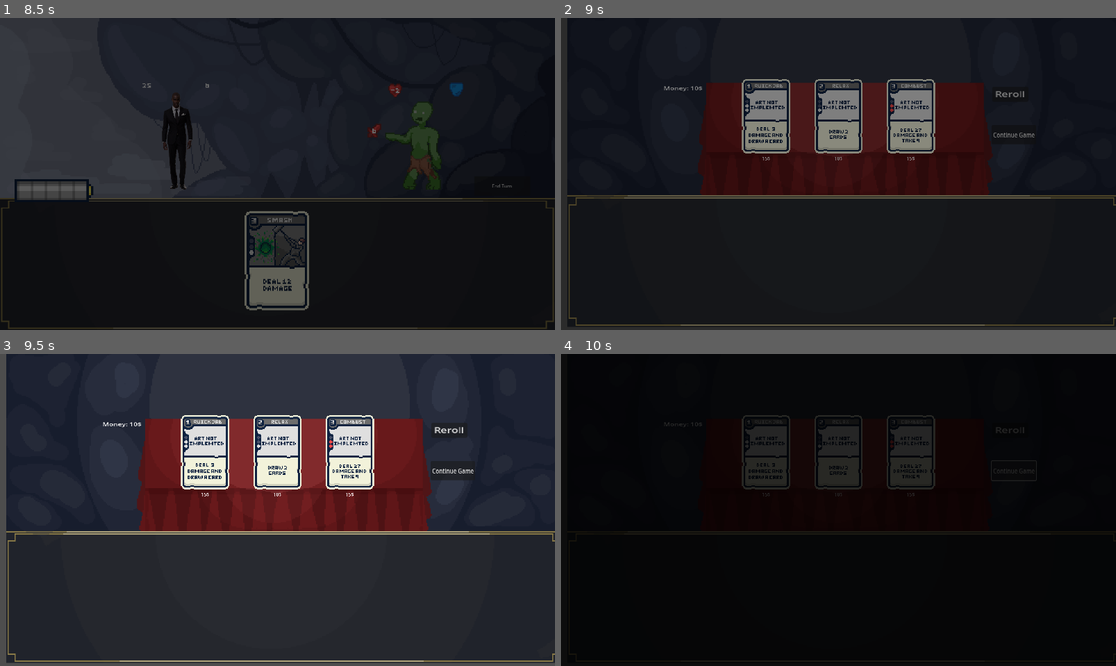
Above: before the commit, frames 1-4 (two rows, left to right).
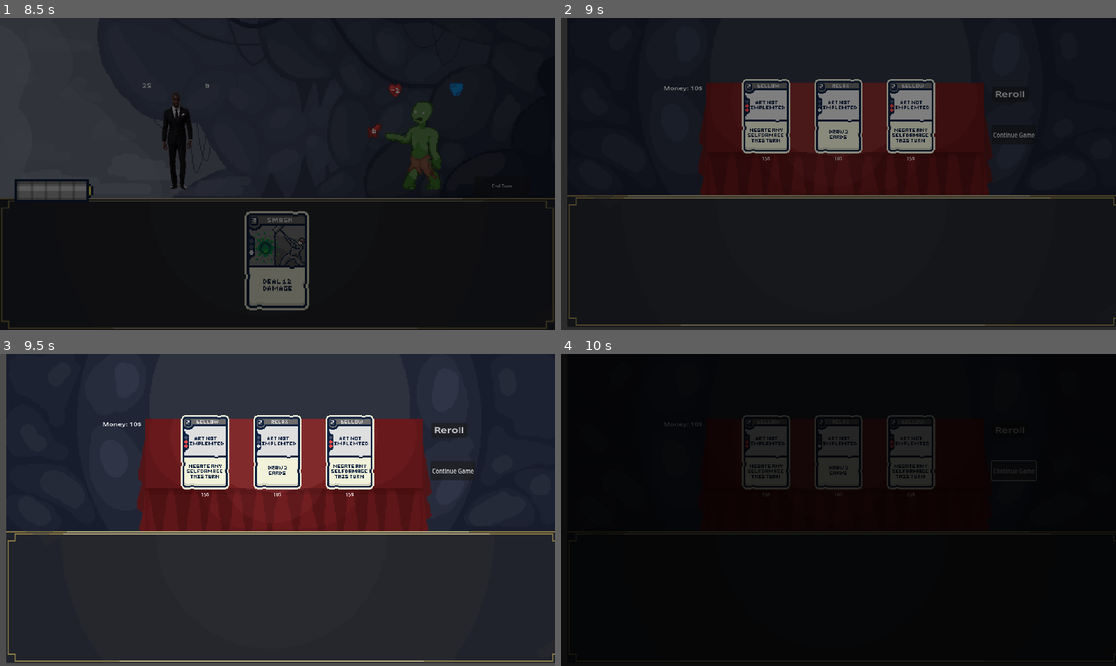
Above: after the commit, the same moments.

Repository: Fredeblok0912/Card_game
Game: Godot game, scene res://menu.tscn
Two runs of this game, one before a commit and one after it. Both use one fixed random seed, a clock stepped at 60 frames per second and the inputs below.
Inputs (mouse positions are in pixels of both pictures, inside the frame that each line leads up to):
- Up to frame 1 (8.5 s): click (155, 270) at 0.5 s; click "End Turn" at 1.25 s; move the mouse to (210, 261) at 2.02 s; hold Up (ui_up) 2.03-2.78 s; click (210, 261) at 2.17 s; move the mouse to (244, 261) at 2.77 s; hold Down (ui_down) 2.78-3.53 s; click (244, 261) at 2.92 s; move the mouse to (277, 261) at 3.52 s; hold Up (ui_up) 3.53-5.03 s; click (277, 261) at 3.67 s; click (277, 261) at 4.42 s; move the mouse to (149, 89) at 5.02 s; hold Down (ui_down) 5.03-7.28 s; click (149, 89) at 5.17 s; move the mouse to (205, 89) at 5.77 s; click (205, 89) at 5.92 s; tap Enter at 6.5 s; move the mouse to (394, 89) at 6.52 s; click (394, 89) at 6.67 s; move the mouse to (455, 89) at 7.27 s; hold Up (ui_up) from 7.28 s (still down); click (455, 89) at 7.42 s; move the mouse to (310, 261) at 8.02 s; click (310, 261) at 8.17 s
- Up to frame 2 (9 s): release Up (ui_up) at 8.75 s; click "Continue Game" at 8.75 s
- Up to frame 3 (9.5 s): no input
- Up to frame 4 (10 s): click "Continue Game" at 9.5 s

Frame 1 is identical in both runs. In frame 2, 0.3% of the frame differs, in the area x 33-67%, y 20-41%; in frame 3, 0.4%; in frame 4, 0.2%.

Commit message:
Difficulty scaling and bellow

Diff:
--- a/Cardlist.gd
+++ b/Cardlist.gd
@@ -23,6 +23,7 @@
 	011: {"name": "Singe","cost":1, "damage": 7, "shield": 0, "draw":0, "heal":0, "selfdamage":3,"executionmult":1,"rarity":1},
 	012: {"name": "Flamekick","cost":2, "damage": 15, "shield": 0, "draw":0, "heal":0, "selfdamage":5,"executionmult":1,"rarity":1},
 	013: {"name": "Combust","cost":3, "damage": 27, "shield": 0, "draw":0, "heal":0, "selfdamage":9,"executionmult":1,"rarity":2},
+	014: {"name": "Bellow","cost":2, "damage": 0, "shield": 0, "draw":0, "heal":0, "selfdamage":0,"executionmult":1,"rarity":2},
 	015: {"name": "Fireball","cost":2, "damage": "7 + selfdamage", "shield": 0, "draw":0, "heal":0, "selfdamage":0,"executionmult":1,"rarity":3},
 	016: {"name": "Splash","cost":1, "damage": 1, "shield": 2, "draw":1, "heal":0, "selfdamage":0,"executionmult":1,"rarity":1},
 	017: {"name": "Water Cut","cost":2, "damage": 7, "shield": 0, "draw":1, "heal":0, "selfdamage":0,"executionmult":1,"rarity":1},
--- a/Enemycode.gd
+++ b/Enemycode.gd
@@ -64,5 +64,5 @@
 		enemy_regain_health((ceil(enemy_database[loaded_enemy]["moves"][chosen_move]["healing"])*difficulty_mod))
 
 func Scale_difficulty():
-	difficulty_mod = difficulty_mod * 1.1 as float
+	difficulty_mod = difficulty_mod * 1.05 as float
 	print("current difficulty mod is ",difficulty_mod)
--- a/Gamecode.gd
+++ b/Gamecode.gd
@@ -44,6 +44,7 @@
 var hand_y := 300
 var tween_duration := 0.35
 var card_scale := 4
+var self_damage_factor = 1
 
 func add_card(card_id: int) -> void:
 	var card := Area2D.new()
@@ -156,6 +157,8 @@
 	if played_card_self_damage != 0:
 		for i in range(card_mult):
 #			print(card_name," deals ", played_card_self_damage, " damage to the player")
+			if card_id == 014:
+				self_damage_factor = 0
 			player.take_damage(played_card_self_damage)
 
 func _input(event):
--- a/game.gd
+++ b/game.gd
@@ -10,3 +10,4 @@
 	Gamecode.current_energy = 5
 	player.player_shield = 0
 	Enemycode.prepare_action()
+	Gamecode.self_damage_factor = 1
Not shown: 1 places in game.tscn that only renumber resources
